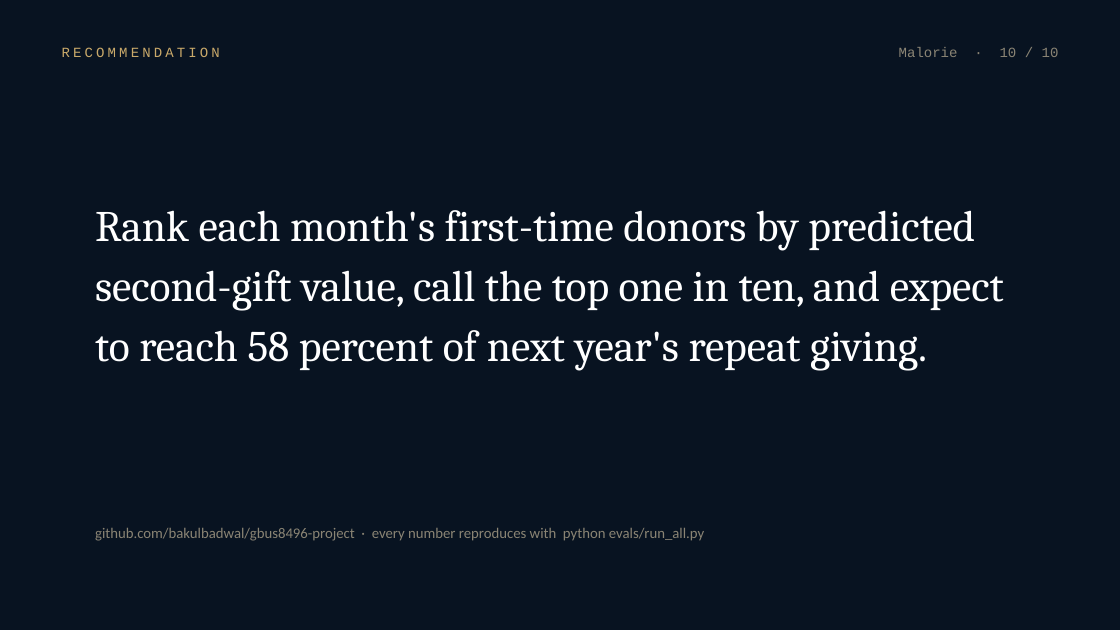
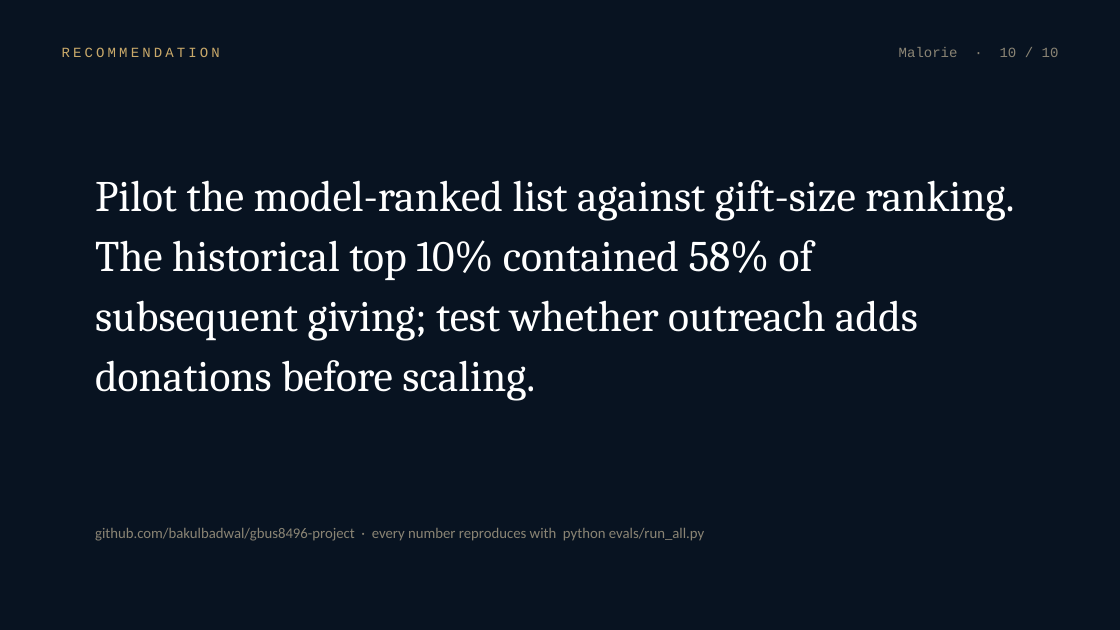
Before and after one commit to bakulbadwal/gbus8496-project, a slide deck: slide 10 of docs/slides/Group11_deck.pptx. Drawn at 1120x630 pixels with LibreOffice and Linux fonts; fonts in the diff are those of the drawing. Boxes give left, top, right and bottom in pixels: in the first picture for what was removed or moved away, otherwise in the second. Text is boxed around its words. In the diff, an @@ line names an element or a change of style, - is before the commit and + after.

Commit message:
Align evaluation with dollar ranking and complete error-analysis slides

```diff
--- a/docs/slides/Group11_deck.pptx
+++ b/docs/slides/Group11_deck.pptx
@@ text at (95, 180, 1014, 401): text changed @@
-Rank each month's first-time donors by predicted second-gift value, call the top one in ten, and expect to reach 58 percent of next year's repeat giving.
+Pilot the model-ranked list against gift-size ranking. The historical top 10% contained 58% of subsequent giving; test whether outreach adds donations before scaling.
```
Also in this commit, not shown: 3 other slides changed, 1 slide added, 1 slide removed, 20 other files.
